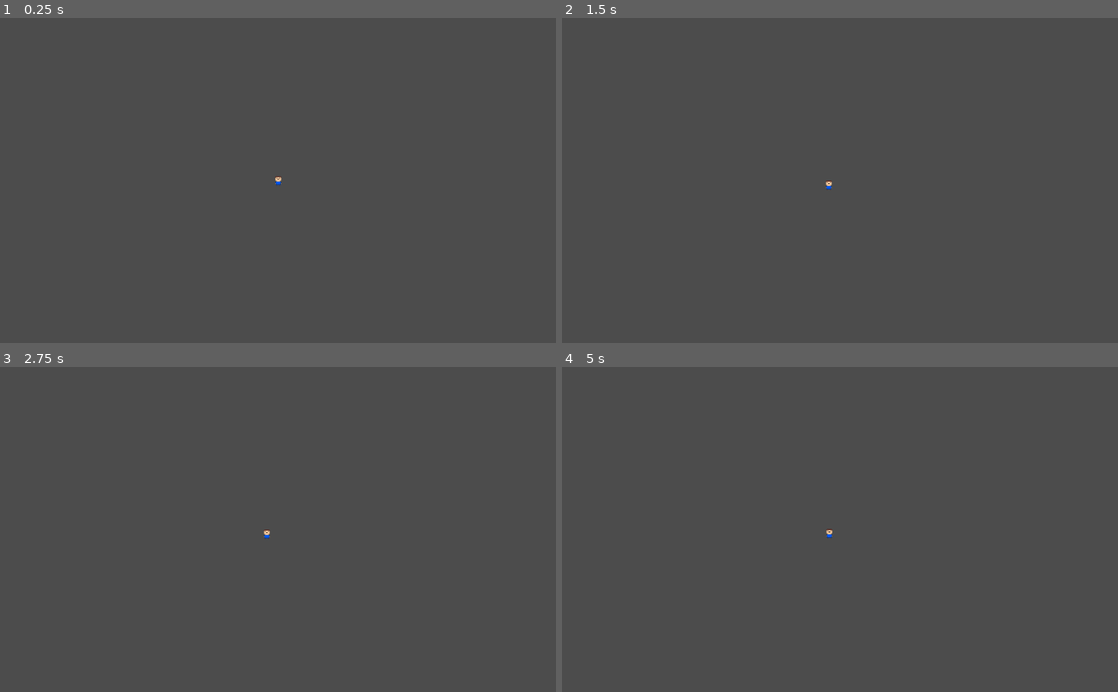
Above: before the commit, frames 1-4 (two rows, left to right).
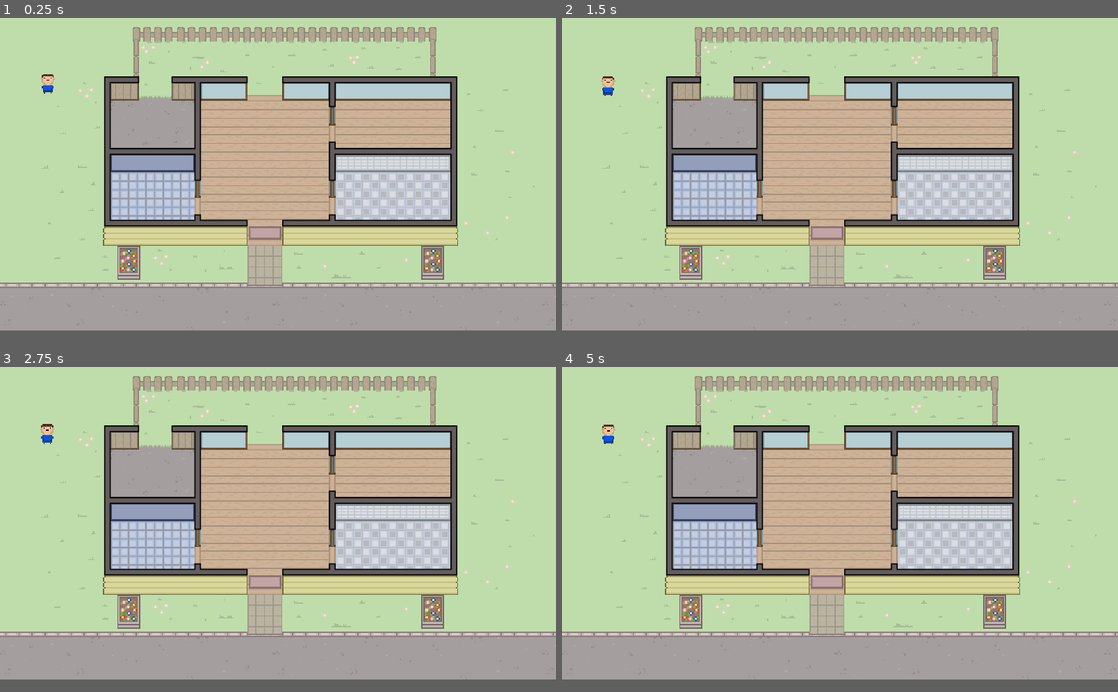
Above: after the commit, the same moments.

Repository: leiver/KinderKaos
Game: Godot game, scene res://scenes/Game.tscn
Two runs of this game, one before a commit and one after it. Both use one fixed random seed, a clock stepped at 60 frames per second and the inputs below.
Inputs:
- Up to frame 1 (0.25 s): no input
- Up to frame 2 (1.5 s): tap Enter at 1.25 s
- Up to frame 3 (2.75 s): no input
- Up to frame 4 (5 s): no input
In our replay, the window is 800x468 before the commit and 800x450 after it. These sizes can differ from the game's own. Grey fills any space a smaller window leaves; there, only what the larger window draws over its background counts as a difference.

The runs differ from the first frame. In frame 1, 93% of the frame differs, in the area x 0-100%, y 0-97%; in frame 2, 93%; in frame 3, 93%; in frame 4, 93%.

Commit message:
Added sprites and animations

Diff:
--- a/project.godot
+++ b/project.godot
@@ -14,6 +14,16 @@
 config/description="Intense nanny experience, kids will die!"
 run/main_scene="res://scenes/Game.tscn"
 
+[display]
+
+window/size/height=576
+window/stretch/mode="2d"
+window/stretch/aspect="keep"
+
+[global]
+
+display=false
+
 [rendering]
 
 quality/driver/driver_name="GLES2"
--- a/scenes/Game.tscn
+++ b/scenes/Game.tscn
@@ -1,18 +1,22 @@
-[gd_scene load_steps=4 format=2]
+[gd_scene load_steps=5 format=2]
 
 [ext_resource path="res://scenes/Map.tscn" type="PackedScene" id=1]
 [ext_resource path="res://scenes/Toddler.tscn" type="PackedScene" id=2]
 [ext_resource path="res://scripts/Game.gd" type="Script" id=3]
+[ext_resource path="res://assets/background/kindergarden_frame.png" type="Texture" id=4]
 
 [node name="Game" type="Node2D"]
-position = Vector2( 517, 363 )
 script = ExtResource( 3 )
 
+[node name="Map" parent="." instance=ExtResource( 1 )]
+
 [node name="Toddler" parent="." instance=ExtResource( 2 )]
-position = Vector2( 0, -48 )
+position = Vector2( 71, 112 )
 
-[node name="Map" parent="." instance=ExtResource( 1 )]
-position = Vector2( 0, 0 )
+[node name="Overhead" type="Sprite" parent="."]
+scale = Vector2( 2, 2 )
+texture = ExtResource( 4 )
+centered = false
 
 [connection signal="request_path_to_hazard" from="Toddler" to="." method="_on_Toddler_request_path_to_hazard"]
 [connection signal="request_path_to_other_room" from="Toddler" to="." method="_on_Toddler_request_path_to_other_room"]
--- a/scenes/Map.tscn
+++ b/scenes/Map.tscn
@@ -1,10 +1,11 @@
-[gd_scene load_steps=22 format=2]
+[gd_scene load_steps=23 format=2]
 
 [ext_resource path="res://scenes/LivingRoom.tscn" type="PackedScene" id=1]
 [ext_resource path="res://scenes/PlayRoom.tscn" type="PackedScene" id=2]
 [ext_resource path="res://scripts/Map.gd" type="Script" id=3]
 [ext_resource path="res://scripts/Room.gd" type="Script" id=4]
 [ext_resource path="res://scenes/KitchenRoom.tscn" type="PackedScene" id=5]
+[ext_resource path="res://assets/background/kindergarden.png" type="Texture" id=6]
 
 [sub_resource type="RectangleShape2D" id=2]
 extents = Vector2( 54, 1.5 )
@@ -55,10 +56,15 @@
 extents = Vector2( 1.5, 5 )
 
 [node name="Map" type="Node2D"]
-position = Vector2( 496, 192 )
 script = ExtResource( 3 )
 
+[node name="Background" type="Sprite" parent="."]
+scale = Vector2( 2, 2 )
+texture = ExtResource( 6 )
+centered = false
+
 [node name="Rooms" type="Node2D" parent="."]
+position = Vector2( 71, 129 )
 script = ExtResource( 4 )
 
 [node name="LivingRoom" parent="Rooms" instance=ExtResource( 1 )]
@@ -71,6 +77,7 @@
 position = Vector2( 83, -1 )
 
 [node name="Walls" type="KinematicBody2D" parent="."]
+position = Vector2( 71, 129 )
 
 [node name="CollisionShape2D5" type="CollisionShape2D" parent="Walls"]
 position = Vector2( 0, 26.5 )
--- a/scenes/Toddler.tscn
+++ b/scenes/Toddler.tscn
@@ -1,7 +1,8 @@
-[gd_scene load_steps=5 format=2]
+[gd_scene load_steps=28 format=2]
 
 [ext_resource path="res://scripts/Toddler.gd" type="Script" id=1]
 [ext_resource path="res://assets/toddler.png" type="Texture" id=2]
+[ext_resource path="res://assets/spritesheets/toddler_01.png" type="Texture" id=3]
 
 [sub_resource type="RectangleShape2D" id=1]
 extents = Vector2( 4.5, 4.5 )
@@ -9,13 +10,130 @@
 [sub_resource type="RectangleShape2D" id=2]
 extents = Vector2( 4.5, 4.5 )
 
+[sub_resource type="AtlasTexture" id=3]
+atlas = ExtResource( 3 )
+region = Rect2( 0, 0, 20, 20 )
+
+[sub_resource type="AtlasTexture" id=4]
+atlas = ExtResource( 3 )
+region = Rect2( 20, 0, 20, 20 )
+
+[sub_resource type="AtlasTexture" id=5]
+atlas = ExtResource( 3 )
+region = Rect2( 40, 0, 20, 20 )
+
+[sub_resource type="AtlasTexture" id=6]
+atlas = ExtResource( 3 )
+region = Rect2( 60, 0, 20, 20 )
+
+[sub_resource type="AtlasTexture" id=7]
+atlas = ExtResource( 3 )
+region = Rect2( 0, 100, 20, 20 )
+
+[sub_resource type="AtlasTexture" id=8]
+atlas = ExtResource( 3 )
+region = Rect2( 0, 20, 20, 20 )
+
+[sub_resource type="AtlasTexture" id=9]
+atlas = ExtResource( 3 )
+region = Rect2( 20, 20, 20, 20 )
+
+[sub_resource type="AtlasTexture" id=10]
+atlas = ExtResource( 3 )
+region = Rect2( 40, 20, 20, 20 )
+
+[sub_resource type="AtlasTexture" id=11]
+atlas = ExtResource( 3 )
+region = Rect2( 60, 20, 20, 20 )
+
+[sub_resource type="AtlasTexture" id=12]
+atlas = ExtResource( 3 )
+region = Rect2( 0, 80, 20, 20 )
+
+[sub_resource type="AtlasTexture" id=13]
+atlas = ExtResource( 3 )
+region = Rect2( 20, 80, 20, 20 )
+
+[sub_resource type="AtlasTexture" id=14]
+atlas = ExtResource( 3 )
+region = Rect2( 40, 80, 20, 20 )
+
+[sub_resource type="AtlasTexture" id=15]
+atlas = ExtResource( 3 )
+region = Rect2( 60, 80, 20, 20 )
+
+[sub_resource type="AtlasTexture" id=16]
+atlas = ExtResource( 3 )
+region = Rect2( 0, 60, 20, 20 )
+
+[sub_resource type="AtlasTexture" id=17]
+atlas = ExtResource( 3 )
+region = Rect2( 20, 60, 20, 20 )
+
+[sub_resource type="AtlasTexture" id=18]
+atlas = ExtResource( 3 )
+region = Rect2( 40, 60, 20, 20 )
+
+[sub_resource type="AtlasTexture" id=19]
+atlas = ExtResource( 3 )
+region = Rect2( 60, 60, 20, 20 )
+
+[sub_resource type="AtlasTexture" id=20]
+atlas = ExtResource( 3 )
+region = Rect2( 0, 40, 20, 20 )
+
+[sub_resource type="AtlasTexture" id=21]
+atlas = ExtResource( 3 )
+region = Rect2( 20, 40, 20, 20 )
+
+[sub_resource type="AtlasTexture" id=22]
+atlas = ExtResource( 3 )
+region = Rect2( 40, 40, 20, 20 )
+
+[sub_resource type="AtlasTexture" id=23]
+atlas = ExtResource( 3 )
+region = Rect2( 60, 40, 20, 20 )
+
+[sub_resource type="SpriteFrames" id=24]
+animations = [ {
+"frames": [ SubResource( 3 ), SubResource( 4 ), SubResource( 5 ), SubResource( 6 ) ],
+"loop": true,
+"name": "default",
+"speed": 5.0
+}, {
+"frames": [ SubResource( 7 ) ],
+"loop": true,
+"name": "dead",
+"speed": 5.0
+}, {
+"frames": [ SubResource( 8 ), SubResource( 9 ), SubResource( 10 ), SubResource( 11 ) ],
+"loop": true,
+"name": "walk_down",
+"speed": 5.0
+}, {
+"frames": [ SubResource( 12 ), SubResource( 13 ), SubResource( 14 ), SubResource( 15 ) ],
+"loop": true,
+"name": "walk_left",
+"speed": 5.0
+}, {
+"frames": [ SubResource( 16 ), SubResource( 17 ), SubResource( 18 ), SubResource( 19 ) ],
+"loop": true,
+"name": "walk_right",
+"speed": 5.0
+}, {
+"frames": [ SubResource( 20 ), SubResource( 21 ), SubResource( 22 ), SubResource( 23 ) ],
+"loop": true,
+"name": "walk_up",
+"speed": 5.0
+} ]
+
 [node name="Toddler" type="KinematicBody2D"]
-position = Vector2( 561, 299 )
 script = ExtResource( 1 )
 
 [node name="Sprite" type="Sprite" parent="."]
-position = Vector2( 0, -6 )
+visible = false
 texture = ExtResource( 2 )
+centered = false
 
 [node name="CollisionShape2D" type="CollisionShape2D" parent="."]
 position = Vector2( -0.5, 0.5 )
@@ -41,6 +159,12 @@
 position = Vector2( -0.5, 6.5 )
 shape = SubResource( 2 )
 
+[node name="AnimatedSprite" type="AnimatedSprite" parent="."]
+scale = Vector2( 2, 2 )
+frames = SubResource( 24 )
+animation = "dead"
+centered = false
+
 [connection signal="timeout" from="RotationTimer" to="." method="_on_RotationTimer_timeout"]
 [connection signal="timeout" from="WalkingTimer" to="." method="_on_WalkingTimer_timeout"]
 [connection signal="timeout" from="TargetTimer" to="." method="_on_TargetTimer_timeout"]
--- a/scripts/Toddler.gd
+++ b/scripts/Toddler.gd
@@ -7,6 +7,8 @@
 onready var walking_timer = $WalkingTimer
 onready var target_timer = $TargetTimer
 onready var wait_timer = $WaitTimer
+onready var animated_sprite = $AnimatedSprite
+
 
 var rotation_speed = PI
 var rotation_direction = 0
@@ -23,6 +25,7 @@
 var target : Vector2
 
 func _ready():
+	animated_sprite.play("default")
 	randomize()
 	_on_RotationTimer_timeout()
 	_on_WalkingTimer_timeout()
Binary file added: assets/background/kindergarden.png
Not shown, added: assets/background/kindergarden.png.import
Binary file added: assets/background/kindergarden_frame.png
Not shown, added: assets/background/kindergarden_frame.png.import
Binary file added: assets/spritesheets/toddler_01.png
Not shown, added: assets/spritesheets/toddler_01.png.import
